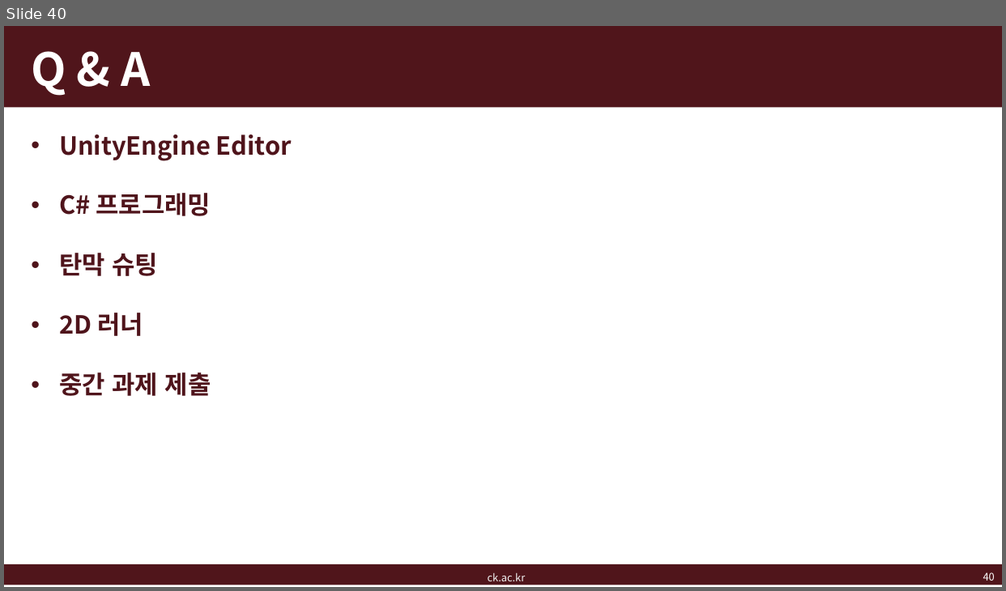
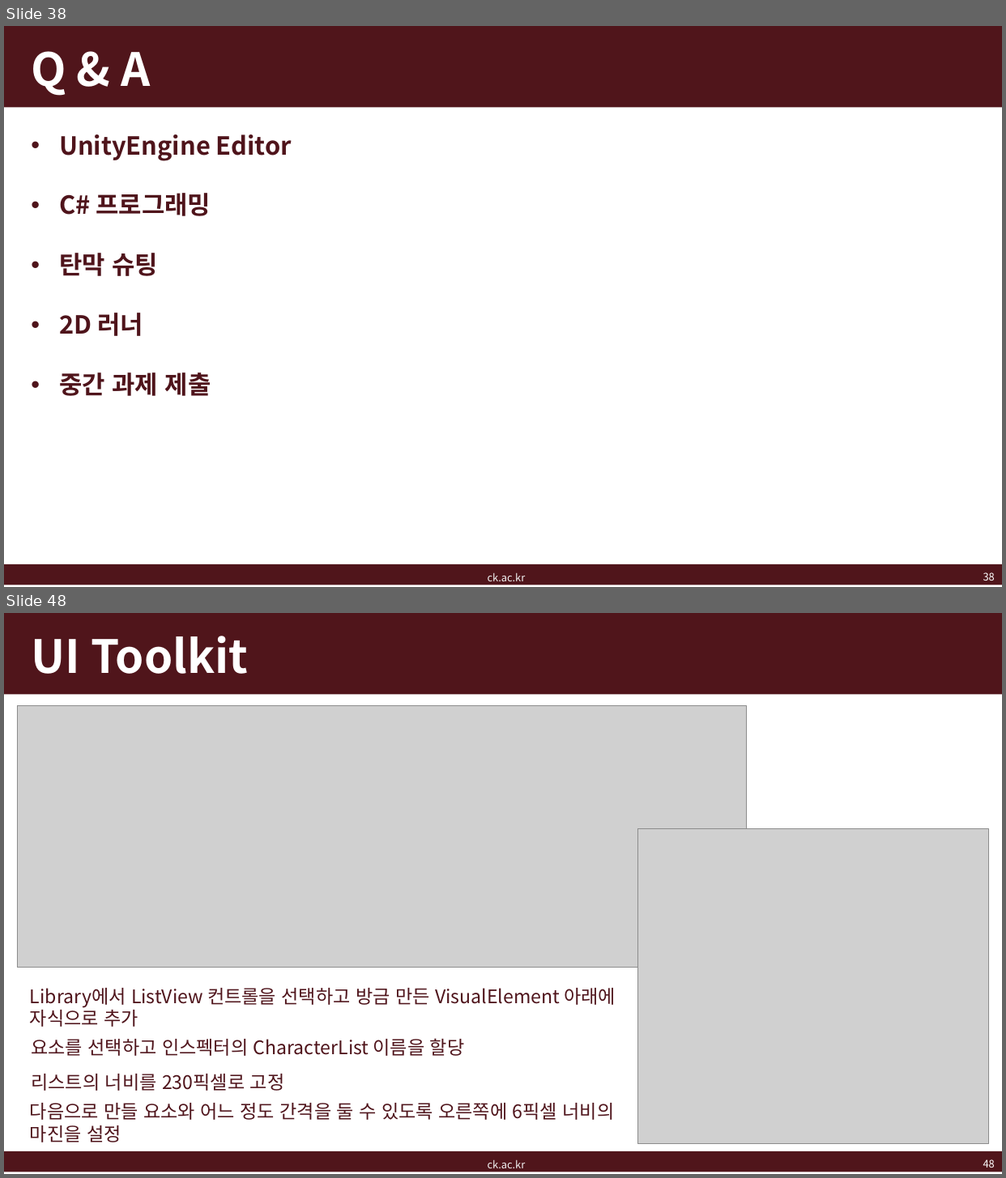
Before and after one commit to kj-ban/intermediate-game-engine-programming, a slide deck: doc/게임엔진프로그래밍응용_7주차.pptx. Shown one above the other, each under a label of ours: slide 40 before the commit, slides 38 and 48 after it; the slides between them are not shown. The pictures are 1006x591 and 1006x1178 pixels, drawn with LibreOffice and Linux fonts; fonts in the diff are those of the drawing; grey boxes stand for pictures; background and template pictures are left out. Boxes give left, top, right and bottom in pixels: in the first picture for what was removed or moved away, otherwise in the second. Text is boxed around its words. In the diff, an @@ line names an element or a change of style, - is before the commit and + after.

```diff
--- a/doc/게임엔진프로그래밍응용_7주차.pptx
+++ b/doc/게임엔진프로그래밍응용_7주차.pptx
@@ slide 48 added at (4,613,1002,1174), background #FFFFFF; not listed: 2 template elements that a slide beside it also shows @@
@@ title added at (31,636,248,674), 44 pt, text #FFFFFF, bold @@
+UI Toolkit
@@ picture added at (18,706,747,968) @@
@@ picture added at (638,829,989,1144) @@
@@ text added at (30,988,616,1027), 18 pt, text #4F141B @@
+Library에서 ListView 컨트롤을 선택하고 방금 만든 VisualElement 아래에 자식으로 추가
@@ text added at (31,1038,464,1056), 18 pt, text #4F141B @@
+요소를 선택하고 인스펙터의 CharacterList 이름을 할당
@@ text added at (31,1074,285,1091), 18 pt, text #4F141B @@
+리스트의 너비를 230픽셀로 고정
@@ text added at (30,1103,615,1143), 18 pt, text #4F141B @@
+다음으로 만들 요소와 어느 정도 간격을 둘 수 있도록 오른쪽에 6픽셀 너비의 마진을 설정
@@ text added at (488,1161,526,1169), 10 pt, text #F2F2F2 @@
+ck.ac.kr
@@ page number added at (983,1160,995,1168), 10 pt, text #FFFFFF @@
+48
@@ what was slide 40 is now slide 38 @@
@@ page number at (983,573,995,581): text changed @@
-40
+38
```
Also in this commit, not shown: 5 slides changed, 40 other slides added, 4 slides removed, 48 other files.
